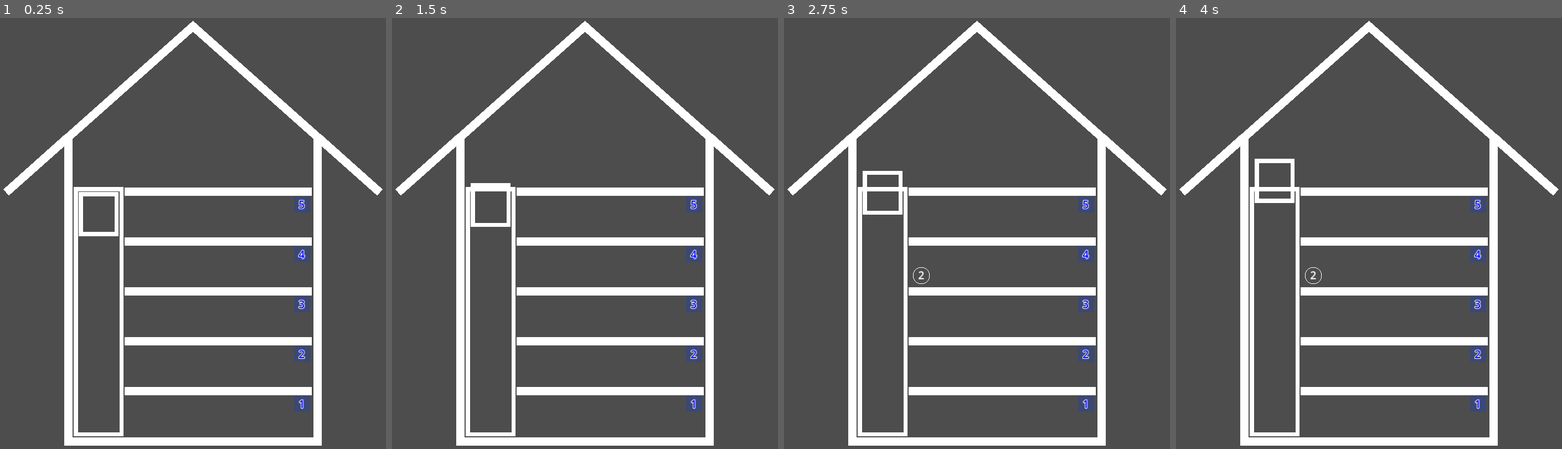
Above: before the commit, frames 1-4 (left to right).
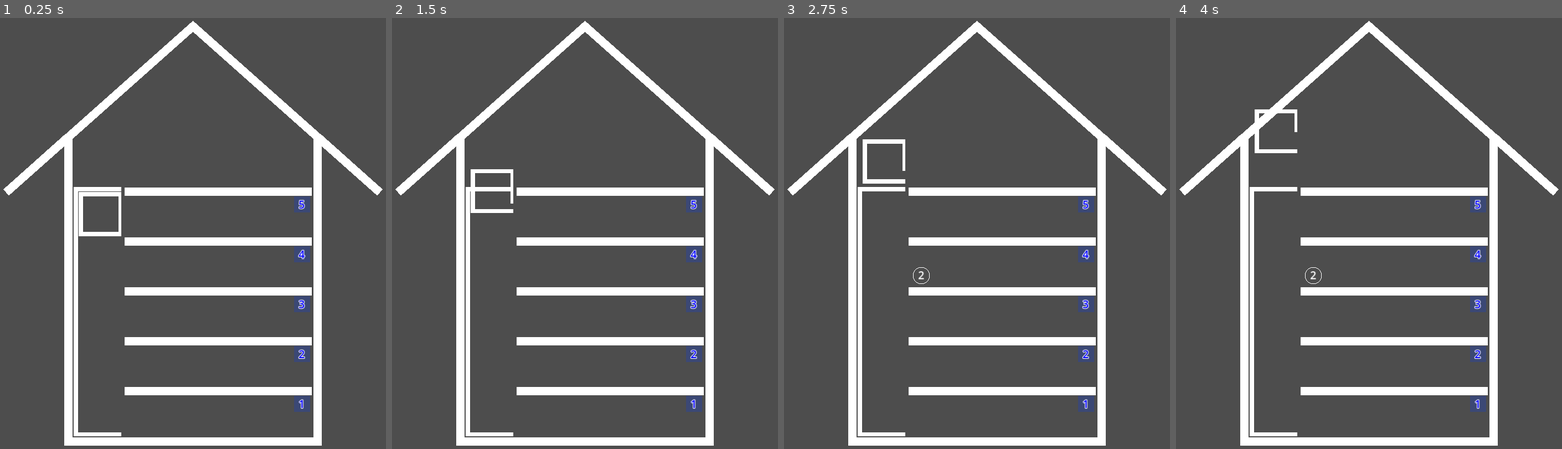
Above: after the commit, the same moments.

Repository: gilad905/elevator-boy
Game: Godot game, scene res://scenes/main.tscn
Two runs of this game, one before a commit and one after it. Both use one fixed random seed, a clock stepped at 60 frames per second and the inputs below.
Inputs:
- Up to frame 1 (0.25 s): no input
- Up to frame 2 (1.5 s): tap Enter at 0.5 s; hold Up (elevator_move_up) 0.53-1.28 s; hold Space (elevator_toggle_door, bound only after the commit) 0.53-1.28 s; hold Down (elevator_move_down) from 1.28 s (still down); tap Space (elevator_toggle_door, bound only after the commit) at 1.35 s
- Up to frame 3 (2.75 s): release Down (elevator_move_down) at 2.03 s; hold Up (elevator_move_up) from 2.03 s (still down); hold Space (elevator_toggle_door, bound only after the commit) from 2.03 s (still down)
- Up to frame 4 (4 s): release Space (elevator_toggle_door, bound only after the commit) at 2.78 s; tap Space (elevator_toggle_door, bound only after the commit) at 2.85 s; release Up (elevator_move_up) at 3.53 s; hold Down (elevator_move_down) from 3.53 s (still down); hold Space (elevator_toggle_door, bound only after the commit) from 3.53 s (still down)

The runs differ from the first frame. In frame 1, 0.6% of the frame differs, in the area x 29-32%, y 39-98%; in frame 2, 1.1%; in frame 3, 1.2%; in frame 4, 1.2%, in the area x 20-32%, y 21-98%.
Error after the commit: Attempt to call function 'enter_elevator_next' in base 'null instance' on a null instance. (res://scripts/main.gd:23)

Commit message:
door; moving people in/out of elevator

Diff:
--- a/project.godot
+++ b/project.godot
@@ -39,3 +39,14 @@
 "events": [Object(InputEventKey,"resource_local_to_scene":false,"resource_name":"","device":-1,"window_id":0,"alt_press …(195 unchanged characters)…
 ]
 }
+exit={
+"deadzone": 0.5,
+"events": [Object(InputEventKey,"resource_local_to_scene":false,"resource_name":"","device":-1,"window_id":0,"alt_pressed":false,"shift_pressed":false,"ctrl_pressed":false,"meta_pressed":false,"pressed":false,"keycode":0,"physical_keycode":4194305,"key_label":0,"unicode":0,"location":0,"echo":false,"script":null)
+]
+}
+elevator_toggle_door={
+"deadzone": 0.5,
+"events": [Object(InputEventKey,"resource_local_to_scene":false,"resource_name":"","device":-1,"window_id":0,"alt_pressed":false,"shift_pressed":false,"ctrl_pressed":false,"meta_pressed":false,"pressed":false,"keycode":0,"physical_keycode":32,"key_label":0,"unicode":32,"location":0,"echo":false,"script":null)
+, Object(InputEventKey,"resource_local_to_scene":false,"resource_name":"","device":-1,"window_id":0,"alt_pressed":false,"shift_pressed":false,"ctrl_pressed":false,"meta_pressed":false,"pressed":false,"keycode":0,"physical_keycode":4194309,"key_label":0,"unicode":0,"location":0,"echo":false,"script":null)
+]
+}
--- a/scenes/main.tscn
+++ b/scenes/main.tscn
@@ -1,7 +1,8 @@
-[gd_scene load_steps=6 format=3 uid="uid://b4x3k3rw7jlkp"]
+[gd_scene load_steps=7 format=3 uid="uid://b4x3k3rw7jlkp"]
 
 [ext_resource type="PackedScene" uid="uid://6ump4l8coktj" path="res://scenes/floor.tscn" id="1_ec1if"]
 [ext_resource type="Script" path="res://scripts/main.gd" id="1_u3v8c"]
+[ext_resource type="Script" path="res://scripts/floors.gd" id="2_pfc4s"]
 [ext_resource type="Script" path="res://scripts/persons.gd" id="3_ag5il"]
 [ext_resource type="Script" path="res://scripts/elevator.gd" id="4_iffau"]
 
@@ -13,6 +14,7 @@
 
 [node name="Floors" type="Node2D" parent="."]
 position = Vector2(153, 202)
+script = ExtResource("2_pfc4s")
 
 [node name="Floor_1" parent="Floors" instance=ExtResource("1_ec1if")]
 position = Vector2(0, 240)
@@ -38,16 +40,24 @@
 position = Vector2(94, 206)
 
 [node name="Shaft" type="Line2D" parent="ElevatorWrap"]
-points = PackedVector2Array(0, 0, 55, 0, 55, 295, 0, 295, 0, -2.5)
+points = PackedVector2Array(55, 0, 0, 0, 0, 295, 55, 295)
 width = 5.0
 metadata/_edit_lock_ = true
 
 [node name="Elevator" type="Line2D" parent="ElevatorWrap"]
-points = PackedVector2Array(7, 6, 49, 6, 49, 54, 6, 54, 6, 3.5)
+points = PackedVector2Array(55, 6, 6, 6, 6, 54, 55, 54)
 width = 5.0
 script = ExtResource("4_iffau")
-one_floor_duration_sec = 5
+one_floor_duration_sec = 2
+door_move_duration_sec = 1
 metadata/_edit_lock_ = true
+
+[node name="Door" type="Line2D" parent="ElevatorWrap/Elevator"]
+points = PackedVector2Array(53, 8, 53, 52)
+width = 3.0
+metadata/_edit_lock_ = true
+
+[node name="Persons" type="Node2D" parent="ElevatorWrap/Elevator"]
 
 [node name="Building" type="Line2D" parent="."]
 position = Vector2(10, 10)
--- a/scripts/elevator.gd
+++ b/scripts/elevator.gd
@@ -1,14 +1,18 @@
 extends Line2D
 
 @export var one_floor_duration_sec: int
+@export var door_move_duration_sec: int
 
-var current_floor: int = Global.floor_count
+var current_floor_num: int
 var floor_height: int
 var is_moving: bool = false
+var is_door_open: bool = false
+var persons: Node2D
 
-# Called when the node enters the scene tree for the first time.
 func _ready() -> void:
-	var floor_shape: CollisionShape2D = get_node("/root/Main/Floors/Floor_1/CollisionShape2D");
+	current_floor_num = Global.floor_count
+	persons = get_node("Persons")
+	var floor_shape: CollisionShape2D = get_node("/root/Main/Floors/Floor_1/CollisionShape2D")
 	floor_height = floor_shape.shape.size.y
 
 func go_to_floor(floor_num: int) -> void:
@@ -18,16 +22,48 @@
 	var in_bounds = floor_num >= 1 or floor_num <= Global.floor_count
 	assert(in_bounds, "Target floor is out of bounds")
 
-	var floor_delta = current_floor - floor_num
-	current_floor = floor_num
+	var floor_delta = current_floor_num - floor_num
 	var target_y = position.y + floor_delta * floor_height
 	var duration = abs(floor_delta) * one_floor_duration_sec
-	var tween: Tween = create_tween()
+	var tween = create_tween()
+
 	is_moving = true
 	tween.tween_property(self, "position:y", target_y, duration)
 	await tween.finished
 	is_moving = false
 
+	current_floor_num = floor_num
+
 func move_one_floor(go_up: bool) -> void:
-	var target_floor: int = current_floor + (1 if go_up else -1)
+	var target_floor: int = current_floor_num + (1 if go_up else -1)
 	go_to_floor(target_floor)
+
+func toggle_door() -> void:
+	await set_door(not is_door_open)
+
+func set_door(to_open: bool) -> void:
+	var target_y = 0 if to_open else 1
+	var door = get_node("Door")
+	var tween = create_tween()
+
+	tween.tween_property(door, "scale:y", target_y, door_move_duration_sec)
+	is_door_open = to_open
+	await tween.finished
+
+func add_person(person):
+	persons.add_child(person)
+	var i = person.get_index()
+	var _position = get_person_position(i)
+	person.position = _position
+
+func get_person_position(i: int) -> Vector2:
+	var spacing = Global.person_spacing
+	var radius = Global.person_radius
+	var x = spacing + (spacing + radius * 2) * i
+	return Vector2(x, 25)
+
+func remove_persons_in_dest() -> void:
+	for person in persons.get_children():
+		if person.dest == current_floor_num:
+			persons.remove_child(person)
+			person.queue_free()
--- a/scripts/floor.gd
+++ b/scripts/floor.gd
@@ -1,12 +1,8 @@
 class_name Floor extends Area2D
 
 var persons: Node2D
-# var inner_right: int
-
-@export var person_spacing: int = 5
 
 func _ready() -> void:
-	# inner_right = get_node("CollisionShape2D").shape.size.x
 	persons = get_node("Persons")
 	get_node("FloorNum").text = str(get_index() + 1)
 
@@ -17,6 +13,16 @@
 	person.position = _position
 
 func get_person_position(i: int) -> Vector2:
+	var spacing = Global.person_spacing
 	var radius = Global.person_radius
-	var x = person_spacing + (person_spacing + radius * 2) * i
+	var x = spacing + (spacing + radius * 2) * i
 	return Vector2(x, 25)
+
+func enter_elevator_next() -> void:
+	if persons.get_child_count() == 0:
+		return
+
+	var person = persons.get_child(0)
+	persons.remove_child(person)
+	var elevator = get_node("/root/Main/ElevatorWrap/Elevator")
+	elevator.add_person(person)
--- /dev/null
+++ b/scripts/floors.gd
@@ -0,0 +1,4 @@
+extends Node2D
+
+func get_floor(floor_num: int) -> Node:
+	return get_node("Floor_" + str(floor_num))
--- a/scripts/global.gd
+++ b/scripts/global.gd
@@ -2,6 +2,7 @@
 
 var floor_count: int
 var person_radius: int = 10
+var person_spacing: int = 5
 
 func _ready() -> void:
     var root = get_tree().root
--- a/scripts/main.gd
+++ b/scripts/main.gd
@@ -5,11 +5,22 @@
 	_on_persons_timer_timeout()
 	$Persons/PersonsTimer.start()
 
-func _input(event) -> void:
-	if event.is_action_pressed("elevator_move_down"):
+func _process(_delta: float) -> void:
+	if Input.is_action_pressed("elevator_move_down"):
 		$ElevatorWrap/Elevator.move_one_floor(false)
-	elif event.is_action_pressed("elevator_move_up"):
+	elif Input.is_action_pressed("elevator_move_up"):
 		$ElevatorWrap/Elevator.move_one_floor(true)
+
+func _input(event: InputEvent) -> void:
+	if event.is_action_pressed("exit"):
+		get_tree().quit()
+	elif event.is_action_pressed("elevator_toggle_door"):
+		var elevator = $ElevatorWrap/Elevator
+		await elevator.toggle_door()
+		if elevator.is_door_open:
+			elevator.remove_persons_in_dest()
+			var current_floor = $Floors.get_floor(elevator.current_floor_num)
+			current_floor.enter_elevator_next()
 
 func _on_persons_timer_timeout() -> void:
 	$Persons.add_person()
--- a/scripts/persons.gd
+++ b/scripts/persons.gd
@@ -1,16 +1,15 @@
 extends Node
 
 var person_scene
-var floors
 
 func _ready() -> void:
 	person_scene = preload("res://scenes/person.tscn")
-	floors = get_node("../Floors")
 
 func add_person(floor_num: int = 0, dest: int = 0) -> void:
 	floor_num = floor_num if floor_num else get_random_floor_num()
 	dest = dest if dest else get_random_dest(floor_num)
-	var _floor = floors.get_node("Floor_" + str(floor_num))
+	var floors = get_node("../Floors")
+	var _floor = floors.get_floor(floor_num)
 	var person = create_person(dest)
 	_floor.add_person(person)
 
